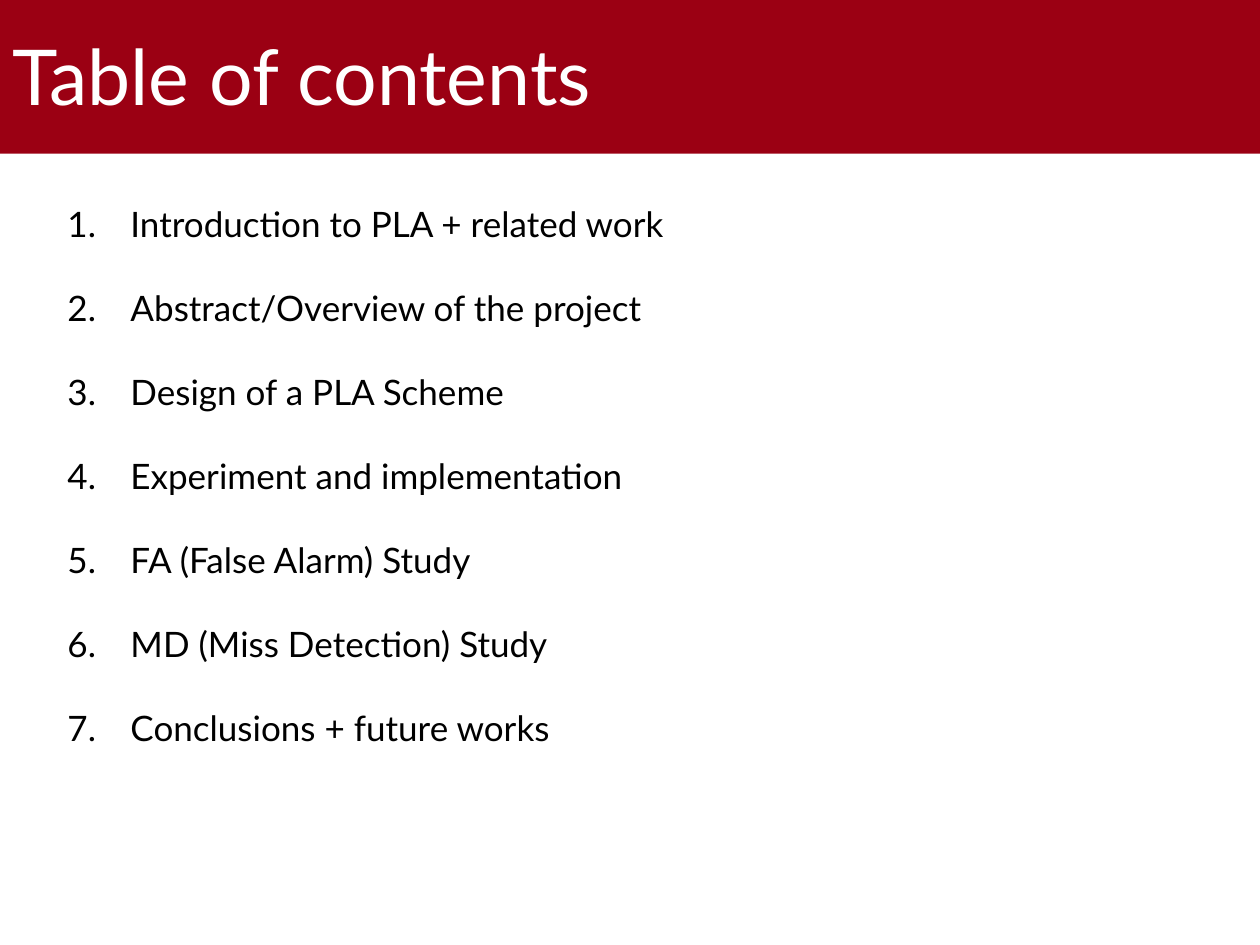
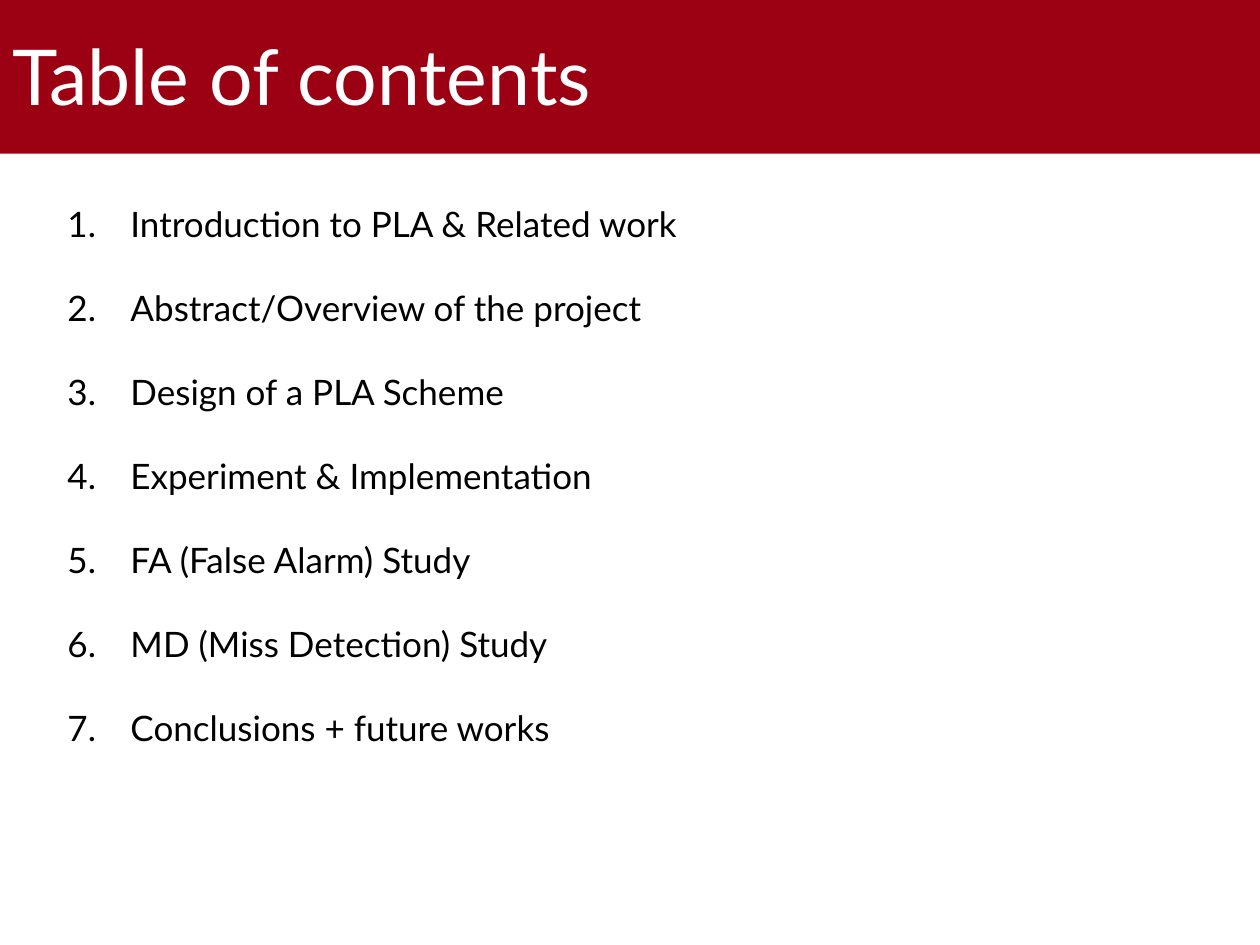
Before and after one commit to gabrielrovesti/PLA-Bluetooth-Environment, a slide deck: slide 2 of Third Part - Physical Layer Device Authentication/Slides/PLA Bluetooth Environment.pptx. Drawn at 1260x945 pixels with LibreOffice and Linux fonts; fonts in the diff are those of the drawing; background and template pictures are left out. Boxes give left, top, right and bottom in pixels: in the first picture for what was removed or moved away, otherwise in the second. Text is boxed around its words. In the diff, an @@ line names an element or a change of style, - is before the commit and + after.

```diff
--- a/Third Part - Physical Layer Device Authentication/Slides/PLA Bluetooth Environment.pptx
+++ b/Third Part - Physical Layer Device Authentication/Slides/PLA Bluetooth Environment.pptx
@@ text at [130,211,677,238]: text changed @@
-1. Introduction to PLA + related work
+1. Introduction to PLA & Related work
@@ text at [130,463,592,495]: text changed @@
-4. Experiment and implementation
+4. Experiment & Implementation
```
Also in this commit, not shown: 1 other slide changed, 1 other file.
